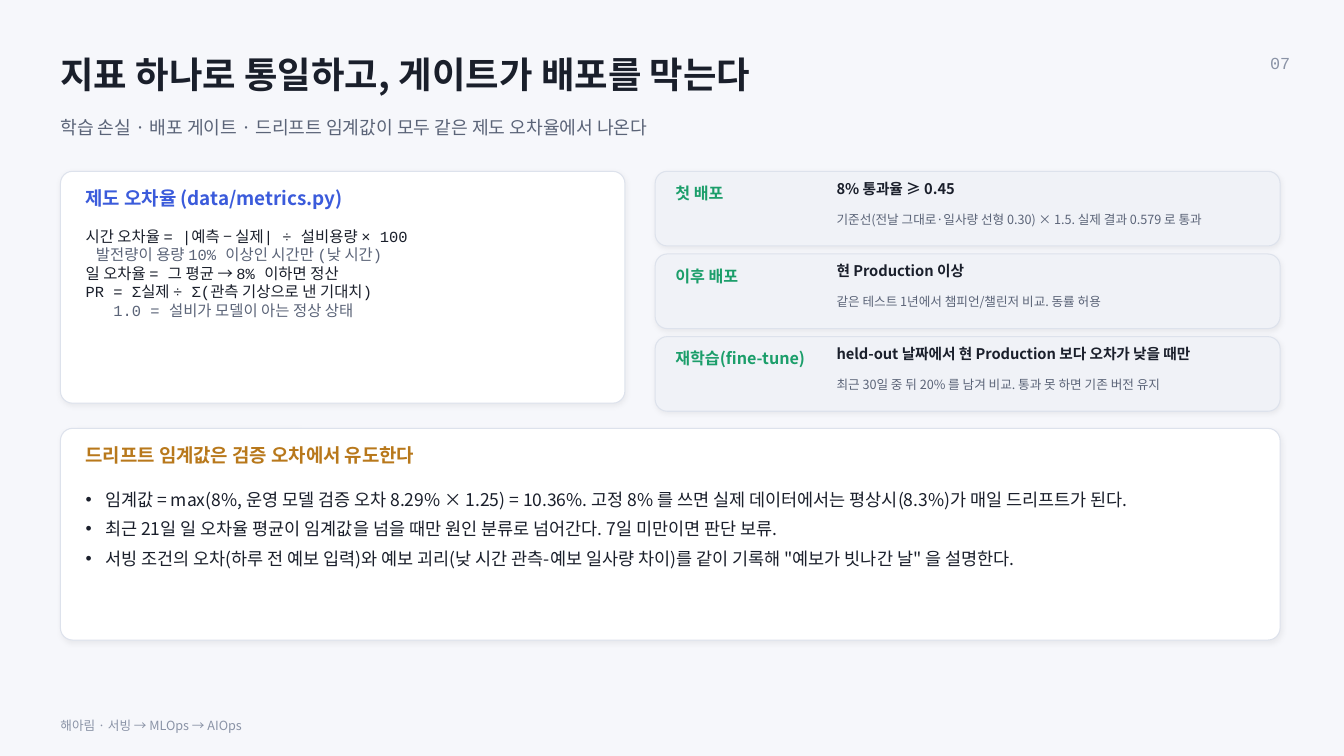
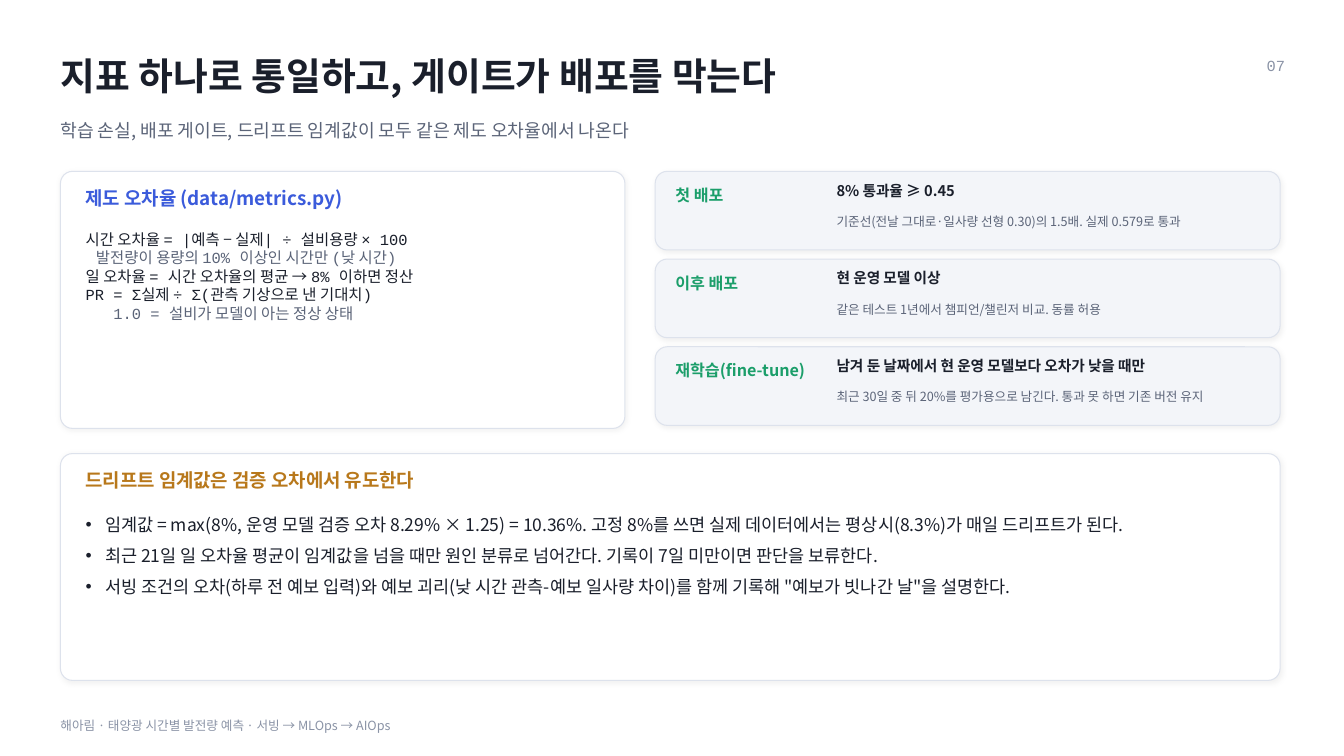
Before and after one commit to leemingi0906/model-serving, a slide deck: slide 7 of team_solar/release/Haearim_deck.pptx. Drawn at 1344x756 pixels with LibreOffice and Linux fonts; fonts in the diff are those of the drawing. Boxes give left, top, right and bottom in pixels: in the first picture for what was removed or moved away, otherwise in the second. Text is boxed around its words. In the diff, an @@ line names an element or a change of style, - is before the commit and + after.

```diff
--- a/team_solar/release/Haearim_deck.pptx
+++ b/team_solar/release/Haearim_deck.pptx
@@ background #F6F7FB to #FFFFFF @@
@@ text "지표 하나로 통일하고, 게이트가 배포를 ..." at box(60, 58, 776, 98): size 26 to 27 pt @@
@@ text "07" at box(1267, 61, 1285, 71): size 12 to 11 pt @@
@@ text at box(60, 122, 629, 140): text changed @@
-학습 손실 · 배포 게이트 · 드리프트 임계값이 모두 같은 제도 오차율에서 나온다
+학습 손실, 배포 게이트, 드리프트 임계값이 모두 같은 제도 오차율에서 나온다
@@ rounded rectangle: place and size @@
-rounded rectangle at box(60, 171, 625, 403)
+rounded rectangle at box(60, 171, 625, 429)
@@ rounded rectangle at box(60, 171, 625, 429): proportions changed @@
@@ rounded rectangle: place and size @@
-rounded rectangle at box(655, 171, 1280, 246)
+rounded rectangle at box(655, 171, 1280, 250)
@@ text at box(837, 215, 1181, 229): text changed @@
-기준선(전날 그대로·일사량 선형 0.30) × 1.5. 실제 결과 0.579 로 통과
+기준선(전날 그대로·일사량 선형 0.30)의 1.5배. 실제 0.579로 통과
@@ text at box(86, 248, 413, 284): text changed @@
-발전량이 용량 10% 이상인 시간만 (낮 시간)
-일 오차율 = 그 평균 → 8% 이하면 정산
+발전량이 용량의 10% 이상인 시간만 (낮 시간)
+일 오차율 = 시간 오차율의 평균 → 8% 이하면 정산
@@ rounded rectangle: place and size @@
-rounded rectangle at box(655, 254, 1280, 329)
+rounded rectangle at box(655, 259, 1280, 338)
@@ text "이후 배포": place and size @@
-text "이후 배포" at box(675, 268, 739, 284)
+text "이후 배포" at box(675, 275, 739, 291)
@@ text at box(837, 270, 941, 285): text changed @@
-현 Production 이상
+현 운영 모델 이상
@@ text "같은 테스트 1년에서 챔피언/챌린저 비교. ...": place and size @@
-text "같은 테스트 1년에서 챔피언/챌린저 비교. ..." at box(837, 295, 1101, 308)
+text "같은 테스트 1년에서 챔피언/챌린저 비교. ..." at box(837, 303, 1101, 316)
@@ fill #F0F2F7 to #F3F5F9; proportions changed in 3 elements at box(655, 171, 1280, 250), box(655, 259, 1280, 338), box(655, 347, 1280, 425) @@
@@ rounded rectangle: place and size @@
-rounded rectangle at box(655, 337, 1280, 411)
+rounded rectangle at box(655, 347, 1280, 425)
@@ text at box(837, 358, 1145, 373): text changed @@
-held-out 날짜에서 현 Production 보다 오차가 낮을 때만
+남겨 둔 날짜에서 현 운영 모델보다 오차가 낮을 때만
@@ text "재학습(fine-tune)": place and size @@
-text "재학습(fine-tune)" at box(675, 350, 805, 367)
+text "재학습(fine-tune)" at box(675, 362, 805, 379)
@@ text at box(837, 390, 1203, 402): text changed @@
-최근 30일 중 뒤 20% 를 남겨 비교. 통과 못 하면 기존 버전 유지
+최근 30일 중 뒤 20%를 평가용으로 남긴다. 통과 못 하면 기존 버전 유지
@@ rounded rectangle at box(60, 454, 1280, 681): proportions changed @@
@@ rounded rectangle: place and size @@
-rounded rectangle at box(60, 429, 1280, 640)
+rounded rectangle at box(60, 454, 1280, 681)
@@ text "드리프트 임계값은 검증 오차에서 유도한다": place and size @@
-text "드리프트 임계값은 검증 오차에서 유도한다" at box(86, 446, 414, 464)
+text "드리프트 임계값은 검증 오차에서 유도한다" at box(86, 471, 414, 489)
@@ text at box(105, 516, 1124, 597): text changed @@
-• 임계값 = max(8%, 운영 모델 검증 오차 8.29% × 1.25) = 10.36%. 고정 8% 를 쓰면 실제 데이터에서는 평상시(8.3%)가 매일 드리프트가 된다.
-• 최근 21일 일 오차율 평균이 임계값을 넘을 때만 원인 분류로 넘어간다. 7일 미만이면 판단 보류.
-• 서빙 조건의 오차(하루 전 예보 입력)와 예보 괴리(낮 시간 관측-예보 일사량 차이)를 같이 기록해 "예보가 빗나간 날" 을 설명한다.
+• 임계값 = max(8%, 운영 모델 검증 오차 8.29% × 1.25) = 10.36%. 고정 8%를 쓰면 실제 데이터에서는 평상시(8.3%)가 매일 드리프트가 된다.
+• 최근 21일 일 오차율 평균이 임계값을 넘을 때만 원인 분류로 넘어간다. 기록이 7일 미만이면 판단을 보류한다.
+• 서빙 조건의 오차(하루 전 예보 입력)와 예보 괴리(낮 시간 관측-예보 일사량 차이)를 함께 기록해 "예보가 빗나간 날"을 설명한다.
@@ text at box(60, 719, 390, 733): text changed @@
-해아림 · 서빙 → MLOps → AIOps
+해아림 · 태양광 시간별 발전량 예측 · 서빙 → MLOps → AIOps
```
Also in this commit, not shown: 16 other slides changed, 2 other files.
